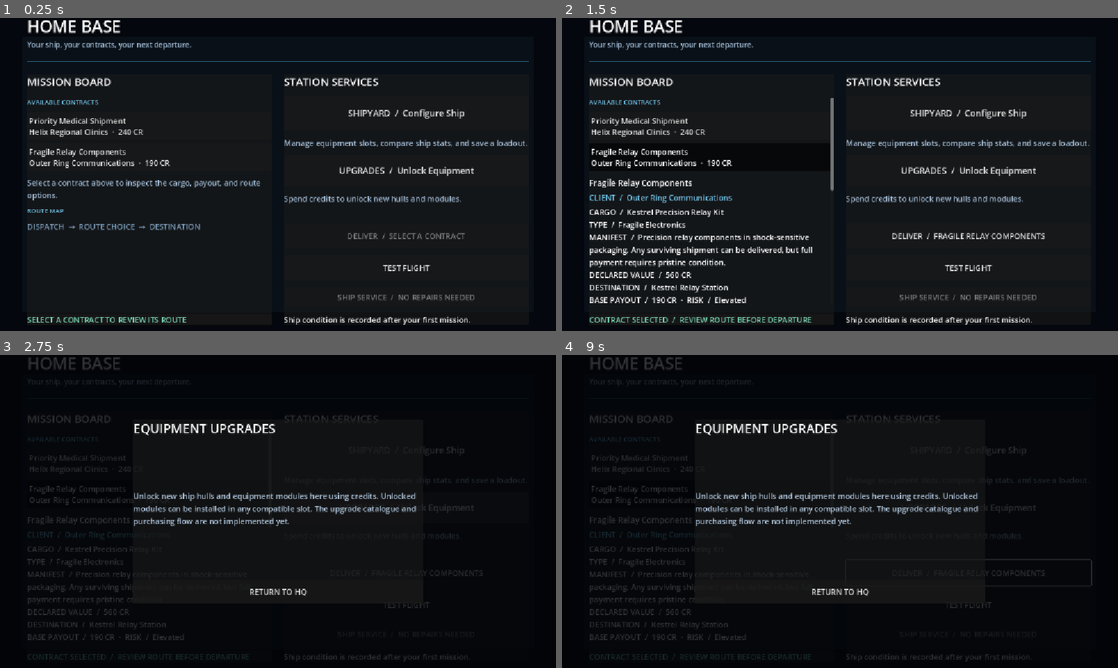
Above: before the commit, frames 1-4 (two rows, left to right).
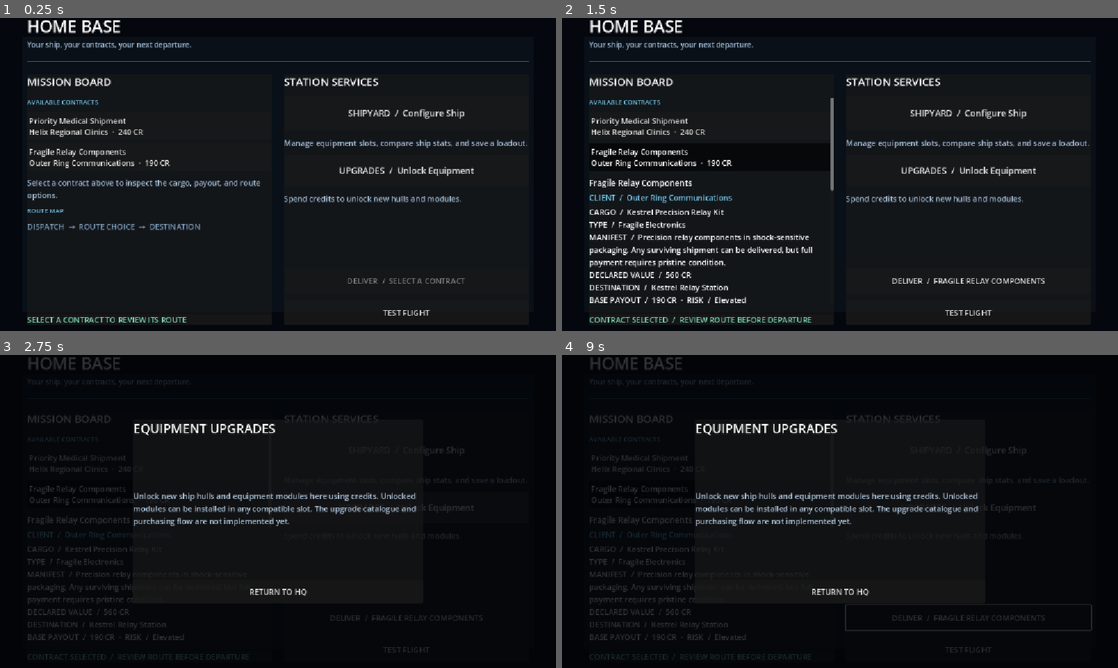
Above: after the commit, the same moments.

Repository: Bbran4/SpaceDelivery
Game: Godot game, scene res://scenes/hq.tscn
The game is run twice, just before and just after one commit, with the same random seed, the same clock (stepped at 60 frames per second) and the same inputs.
Inputs (mouse positions are in pixels of both pictures, inside the frame that each line leads up to):
- Up to frame 1 (0.25 s): no input
- Up to frame 2 (1.5 s): click "Priority Medical Shipment Hel…" at 0.5 s; click "Fragile Relay Components Oute…" at 1.25 s
- Up to frame 3 (2.75 s): click "UPGRADES / Unlock Equipment" at 2 s
- Up to frame 4 (9 s): click "DELIVER / FRAGILE RELAY COMPO…" at 2.75 s; click "TEST FLIGHT" at 3.5 s; click "RETURN TO HQ" at 4.25 s; click "SHIPYARD / Configure Ship" at 5 s; click "Starter Courier · Common" at 5.75 s; click "Return to HQ" at 6.5 s; tap Enter at 7.25, 8.75 s; move the mouse to (962, 495) at 7.27 s; hold D (right) 7.28-8 s; hold Tab 7.28-8 s; click (962, 495) at 7.42 s; tap Space at 8 s; drag from (728, 527) to (812, 574) at 8.02 s; move the mouse to (895, 442) at 8.77 s; hold D (right) from 8.78 s (still down); hold Tab from 8.78 s (still down)

The runs differ from the first frame. In frame 1, 1.2% of the frame differs, in the area x 51-86%, y 68-98%; in frame 2, 1.4%, in the area x 51-87%, y 68-98%; in frame 3, 0.3%; in frame 4, 0.8%.

Commit message:
Remove paid ship repair service from HQ

Diff:
--- a/scripts/hq.gd
+++ b/scripts/hq.gd
@@ -25,21 +25,17 @@
 var selected_details: VBoxContainer
 var route_preview: VBoxContainer
 var deliver_button: Button
-var repair_button: Button
-var repair_status_label: Label
 
 
 func _ready() -> void:
 	_load_missions()
 	_build_mission_board()
 	_build_deliver_button()
-	_build_repair_service()
 	_refresh_campaign_status()
 
 
 func _refresh_campaign_status() -> void:
 	footer_label.text = "HQ  /  CENTRAL DOCK  /  ACCOUNT BALANCE  /  %d CR" % MissionRunState.total_credits
-	_refresh_repair_service()
 	if MissionRunState.last_mission_result.is_empty():
 		return
 
@@ -132,58 +128,6 @@
 	services.add_child(deliver_button)
 	services.move_child(deliver_button, services.get_child_count() - 2)
 
-
-func _build_repair_service() -> void:
-	repair_button = Button.new()
-	repair_button.name = "RepairShipButton"
-	repair_button.custom_minimum_size = Vector2(0, 42)
-	repair_button.size_flags_horizontal = Control.SIZE_EXPAND_FILL
-	repair_button.pressed.connect(_on_repair_ship_pressed)
-	services.add_child(repair_button)
-	repair_status_label = Label.new()
-	repair_status_label.name = "RepairStatusLabel"
-	repair_status_label.autowrap_mode = TextServer.AUTOWRAP_WORD_SMART
-	services.add_child(repair_status_label)
-	_refresh_repair_service()
-
-
-func _refresh_repair_service() -> void:
-	if not is_instance_valid(repair_button) or not is_instance_valid(repair_status_label):
-		return
-	if MissionRunState.ship_condition.is_empty():
-		repair_button.disabled = true
-		repair_button.text = "SHIP SERVICE  /  NO REPAIRS NEEDED"
-		repair_status_label.text = "Ship condition is recorded after your first mission."
-		return
-	var max_hull: float = float(MissionRunState.ship_condition.get("max_hull", 0.0))
-	var current_hull: float = float(MissionRunState.ship_condition.get("current_hull", max_hull))
-	var max_shield: float = float(MissionRunState.ship_condition.get("max_shield", 0.0))
-	var current_shield: float = float(MissionRunState.ship_condition.get("current_shield", max_shield))
-	var hull_missing: float = maxf(0.0, max_hull - current_hull)
-	var shield_missing: float = maxf(0.0, max_shield - current_shield)
-	var repair_cost: int = ceili(hull_missing + shield_missing * 0.5)
-	repair_button.disabled = repair_cost <= 0 or MissionRunState.total_credits < repair_cost
-	repair_button.text = "REPAIR SHIP  /  %d CR" % repair_cost if repair_cost > 0 else "SHIP SERVICE  /  FULLY REPAIRED"
-	repair_status_label.text = "HULL  /  %d%%     SHIELD  /  %d%%\nRepairs cost 1 CR per hull point and 1 CR per 2 shield points." % [
-		roundi(100.0 * current_hull / maxf(max_hull, 1.0)),
-		roundi(100.0 * current_shield / maxf(max_shield, 1.0)),
-	]
-
-
-func _on_repair_ship_pressed() -> void:
-	if MissionRunState.ship_condition.is_empty():
-		return
-	var max_hull: float = float(MissionRunState.ship_condition.get("max_hull", 0.0))
-	var current_hull: float = float(MissionRunState.ship_condition.get("current_hull", max_hull))
-	var max_shield: float = float(MissionRunState.ship_condition.get("max_shield", 0.0))
-	var current_shield: float = float(MissionRunState.ship_condition.get("current_shield", max_shield))
-	var repair_cost: int = ceili(maxf(0.0, max_hull - current_hull) + maxf(0.0, max_shield - current_shield) * 0.5)
-	if repair_cost <= 0 or MissionRunState.total_credits < repair_cost:
-		return
-	MissionRunState.total_credits -= repair_cost
-	MissionRunState.repair_ship_condition()
-	status_label.text = "SHIP REPAIRED  /  %d CR CHARGED  /  READY FOR DEPARTURE" % repair_cost
-	_refresh_campaign_status()
 
 
 func _refresh_mission_list() -> void:
